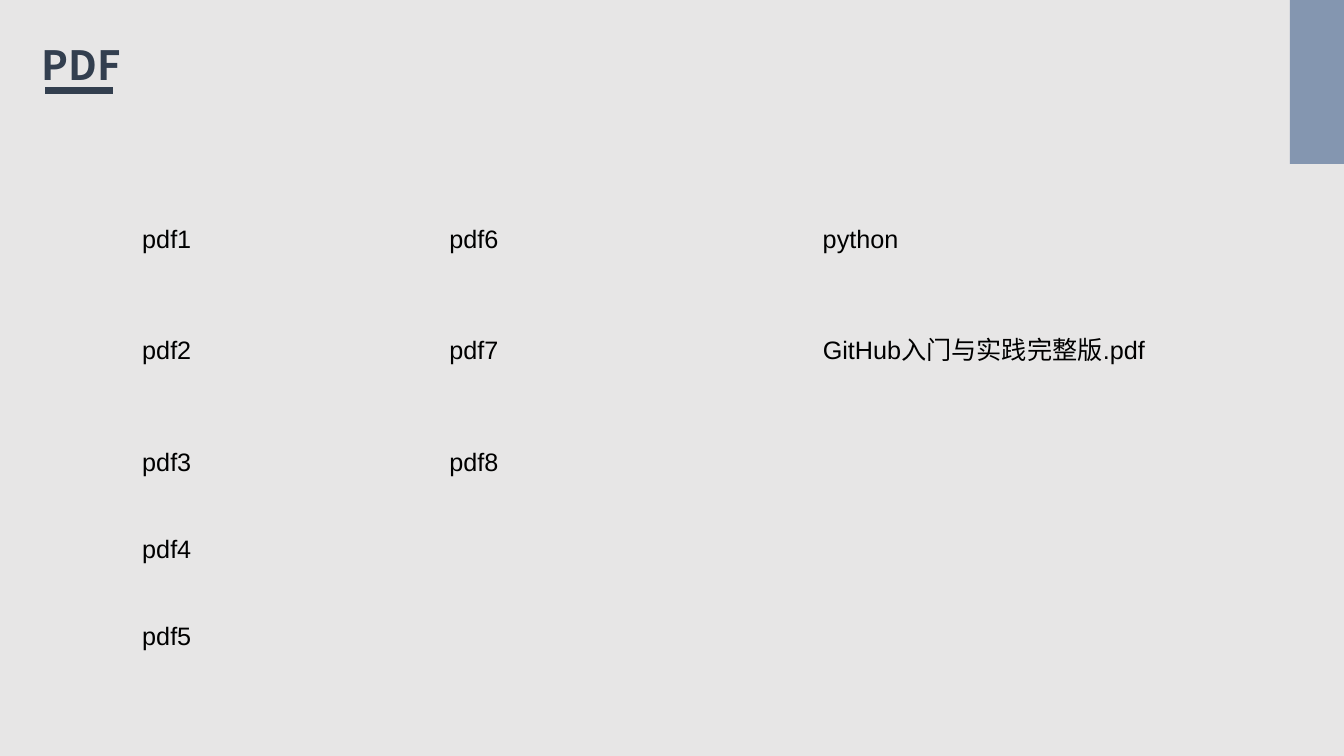
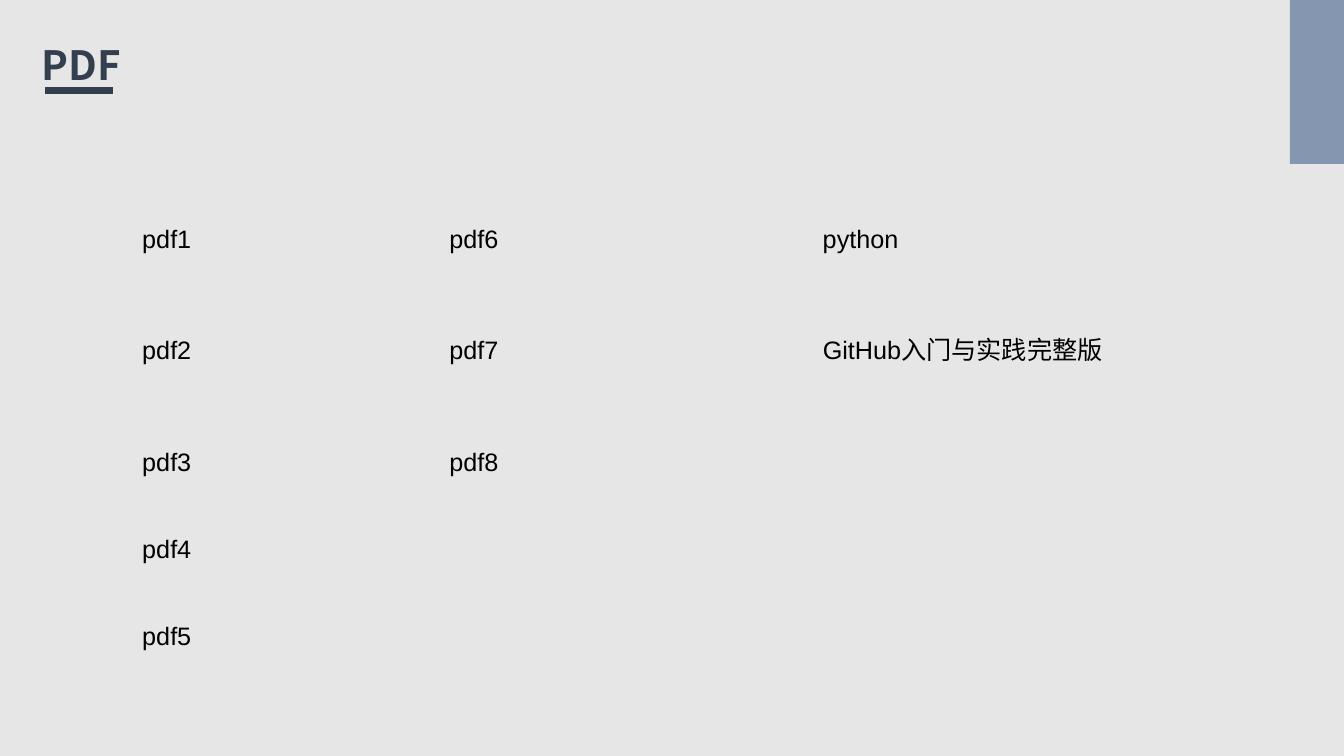
Before and after one commit to Bukehi/BukehiWeb, a slide deck: slide 5 of livefile/livepowerpoint.pptx (slide 4 before the commit). Drawn at 1344x756 pixels with LibreOffice and Linux fonts; fonts in the diff are those of the drawing. Boxes give left, top, right and bottom in pixels: in the first picture for what was removed or moved away, otherwise in the second. Text is boxed around its words. In the diff, an @@ line names an element or a change of style, - is before the commit and + after.

```diff
--- a/livefile/livepowerpoint.pptx
+++ b/livefile/livepowerpoint.pptx
@@ text at <box>823,339,1103,361</box>: text changed @@
-GitHub入门与实践完整版.pdf
+GitHub入门与实践完整版
```
Also in this commit, not shown: 1 other slide changed, 1 slide added, 1 other file.
